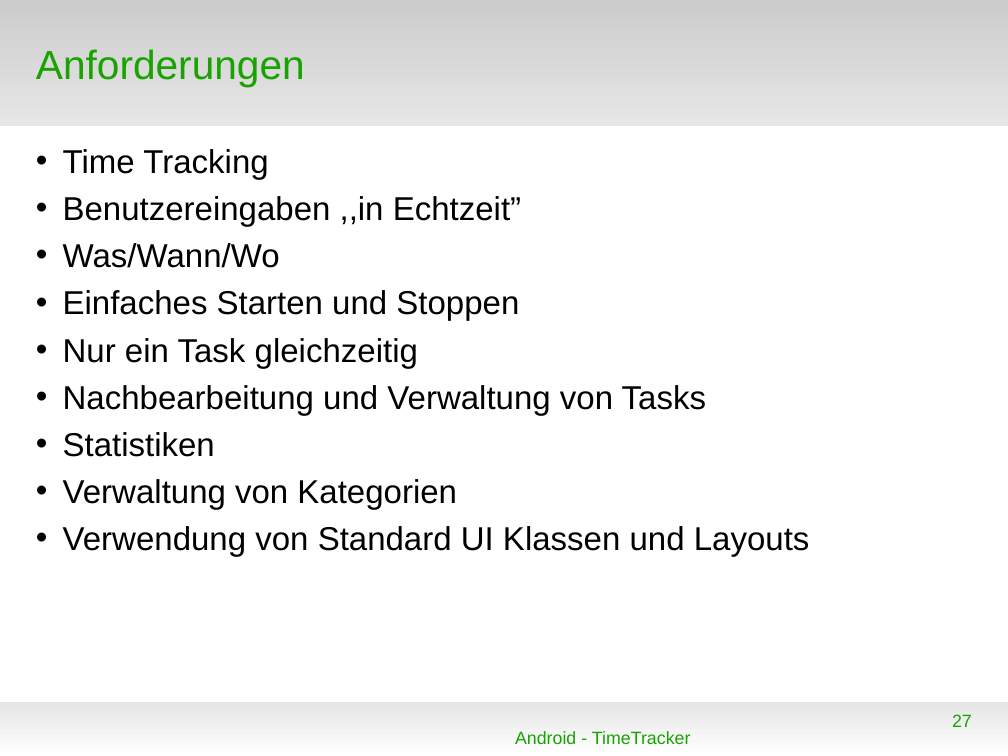
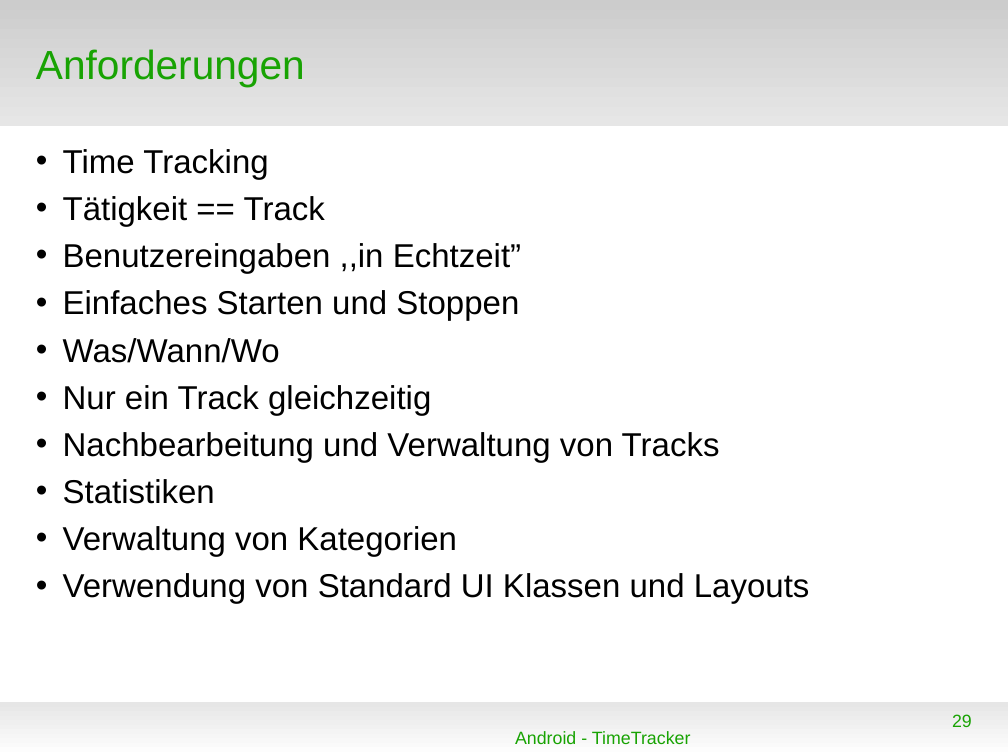
Before and after one commit to floriandrs/presentation, a slide deck: slide 29 of vortrag.odp (slide 27 before the commit). Drawn at 1008x756 pixels with LibreOffice and Linux fonts; fonts in the diff are those of the drawing; background and template pictures are left out. Boxes give left, top, right and bottom in pixels: in the first picture for what was removed or moved away, otherwise in the second. Text is boxed around its words. In the diff, an @@ line names an element or a change of style, - is before the commit and + after.

```diff
--- a/vortrag.odp
+++ b/vortrag.odp
@@ text at [63, 196, 325, 227]: paragraph added @@
+• Tätigkeit == Track
@@ text at [63, 385, 720, 463]: text changed @@
-• Einfaches Starten und Stoppen
-• Nur ein Task gleichzeitig
-• Nachbearbeitung und Verwaltung von Tasks
+• Nur ein Track gleichzeitig
+• Nachbearbeitung und Verwaltung von Tracks
@@ page number at [952, 714, 972, 727]: text changed @@
-27
+29
```
Also in this commit, not shown: 9 other slides changed, 3 slides added, 1 slide removed, 7 other files.
